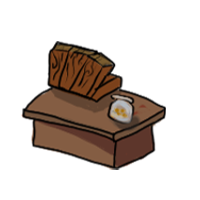
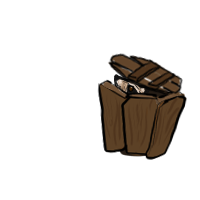
Comparing the layer stacks of the two 200x200 images. Changes:
removed layer "Paint Layer 3 Merged" over [21, 41, 187, 170]
added layer "lid" above "buckey" over [64, 64, 187, 128]
added layer "buckey" above "Paint Layer 2" over [64, 64, 187, 170]
added layer "Paint Layer 1" over [64, 64, 187, 170]
